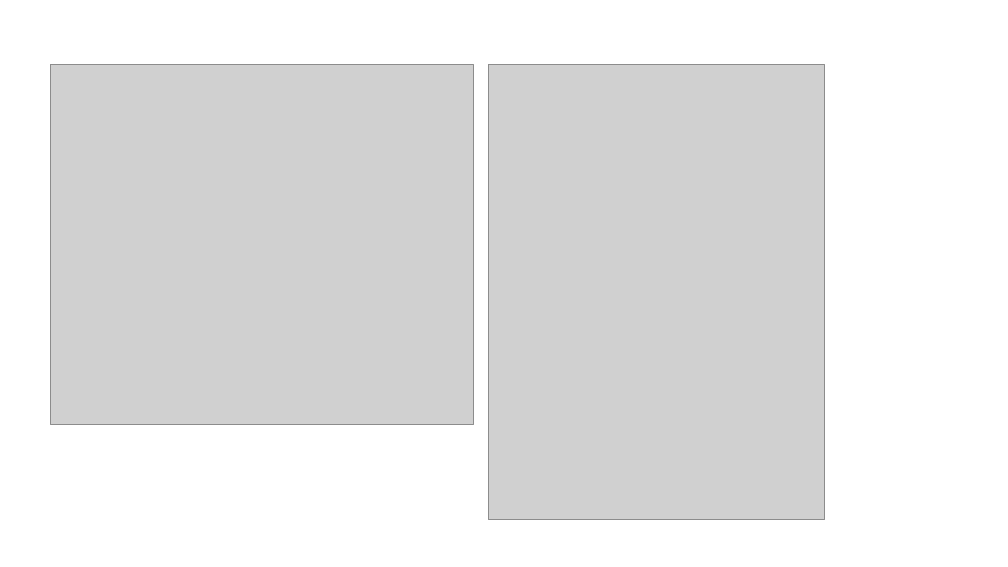
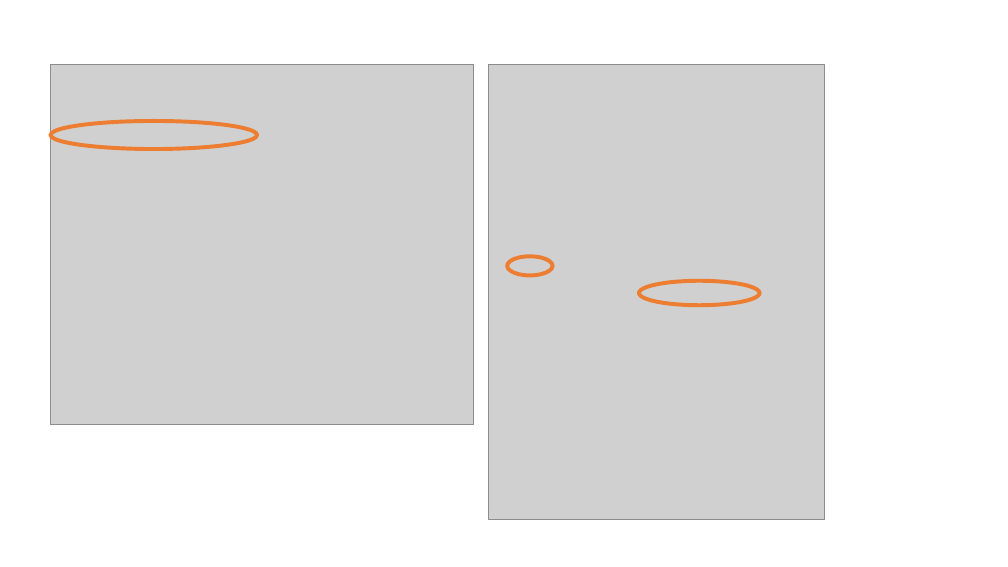
Before and after one commit to Grdbldr/MUT_Source, a slide deck: slide 14 of Docs/User's Guide/Imagery/ModelExecution.pptx. Drawn at 1008x567 pixels with LibreOffice and Linux fonts; fonts in the diff are those of the drawing; grey boxes stand for pictures. Boxes give left, top, right and bottom in pixels: in the first picture for what was removed or moved away, otherwise in the second. Text is boxed around its words. In the diff, an @@ line names an element or a change of style, - is before the commit and + after.

```diff
--- a/Docs/User's Guide/Imagery/ModelExecution.pptx
+++ b/Docs/User's Guide/Imagery/ModelExecution.pptx
@@ ellipse added at (51,121,257,149), outline #ED7D31 3.75 pt @@
@@ ellipse added at (507,256,553,275), outline #ED7D31 3.75 pt @@
@@ ellipse added at (639,281,760,305), outline #ED7D31 3.75 pt @@
```
Also in this commit, not shown: 4 other slides changed, 2 slides added, 14 other files.
